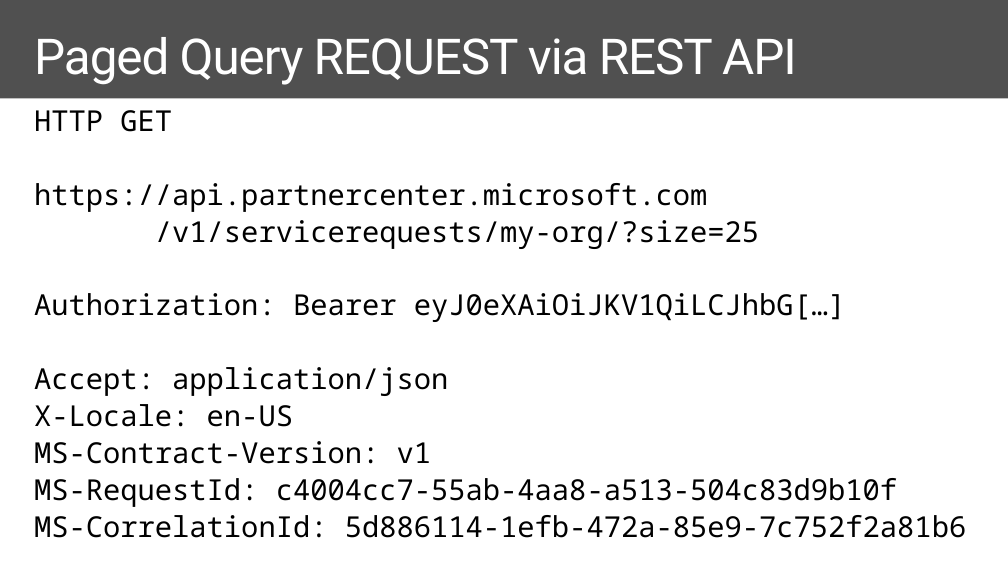
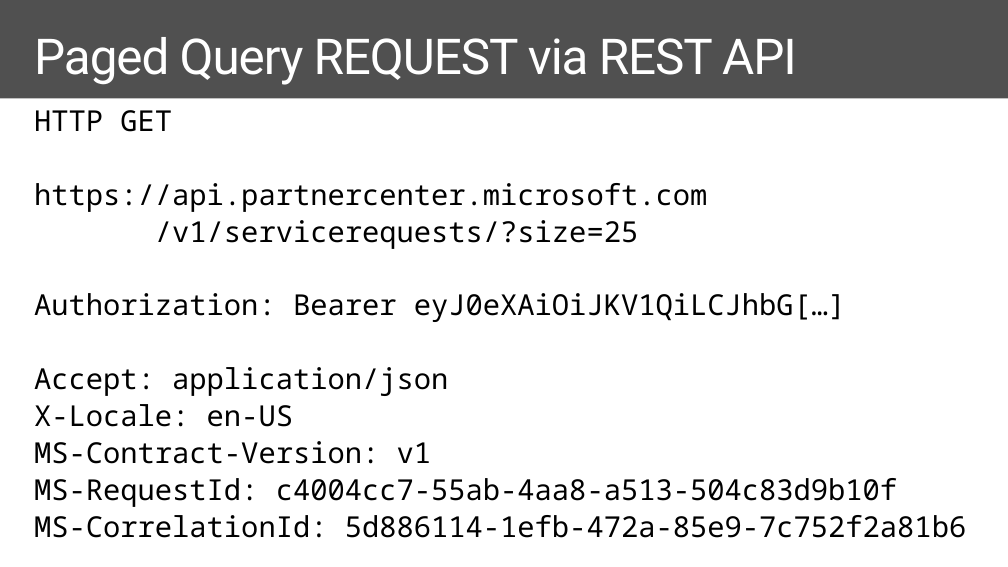
Before and after one commit to isabella232/training-course, a slide deck: slide 14 of mod-10-support/mod-10-support.pptx. Drawn at 1008x567 pixels with LibreOffice and Linux fonts; fonts in the diff are those of the drawing; background and template pictures are left out. Boxes give left, top, right and bottom in pixels: in the first picture for what was removed or moved away, otherwise in the second. Text is boxed around its words. In the diff, an @@ line names an element or a change of style, - is before the commit and + after.

```diff
--- a/mod-10-support/mod-10-support.pptx
+++ b/mod-10-support/mod-10-support.pptx
@@ text at (155,220,638,249): text changed @@
-/v1/servicerequests/my-org/?size=25
+/v1/servicerequests/?size=25
```
Also in this commit, not shown: 2 other slides changed, 15 other files.
